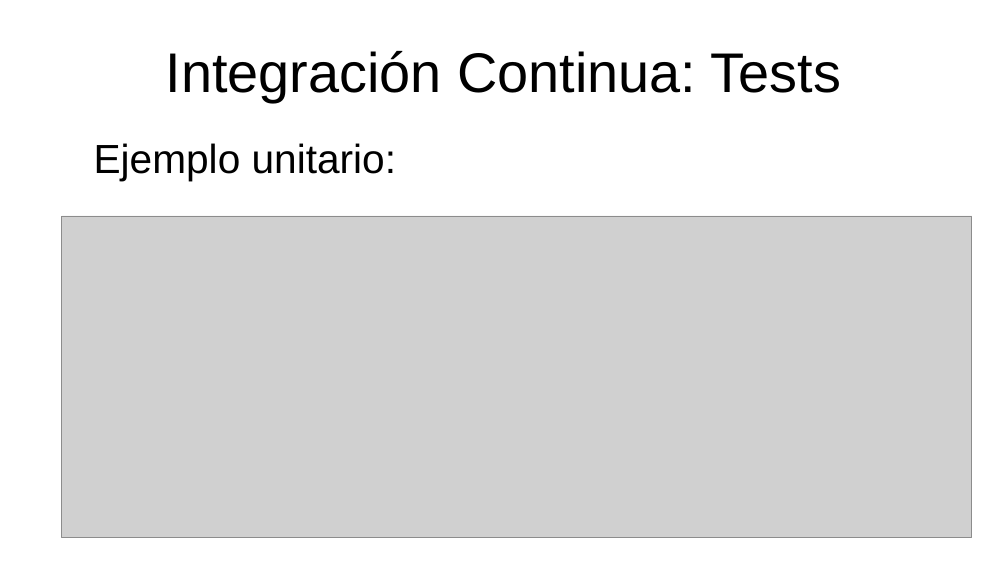
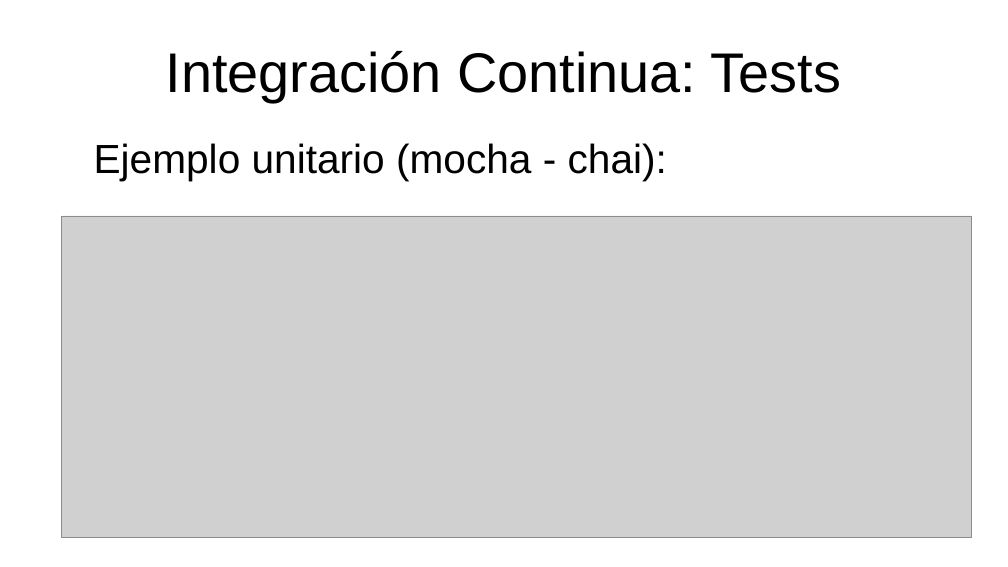
Before and after one commit to jojelupipa/Duckpiler, a slide deck: slide 13 of Presentación Duckpiler.odp (slide 9 before the commit). Drawn at 1008x567 pixels with LibreOffice and Linux fonts; fonts in the diff are those of the drawing; grey boxes stand for pictures. Boxes give left, top, right and bottom in pixels: in the first picture for what was removed or moved away, otherwise in the second. Text is boxed around its words. In the diff, an @@ line names an element or a change of style, - is before the commit and + after.

```diff
--- a/Presentación Duckpiler.odp
+++ b/Presentación Duckpiler.odp
@@ text at [94,143,667,181]: text changed @@
-Ejemplo unitario:
+Ejemplo unitario (mocha - chai):
```
Also in this commit, not shown: 4 other slides changed, 7 slides added.
